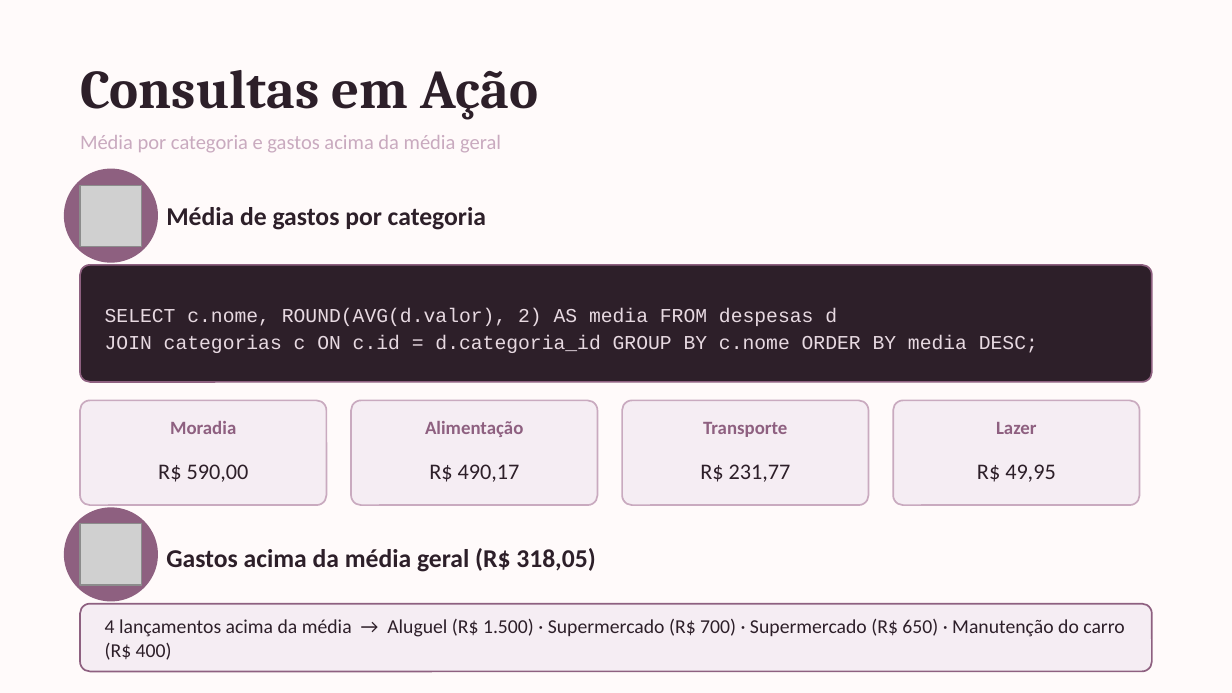
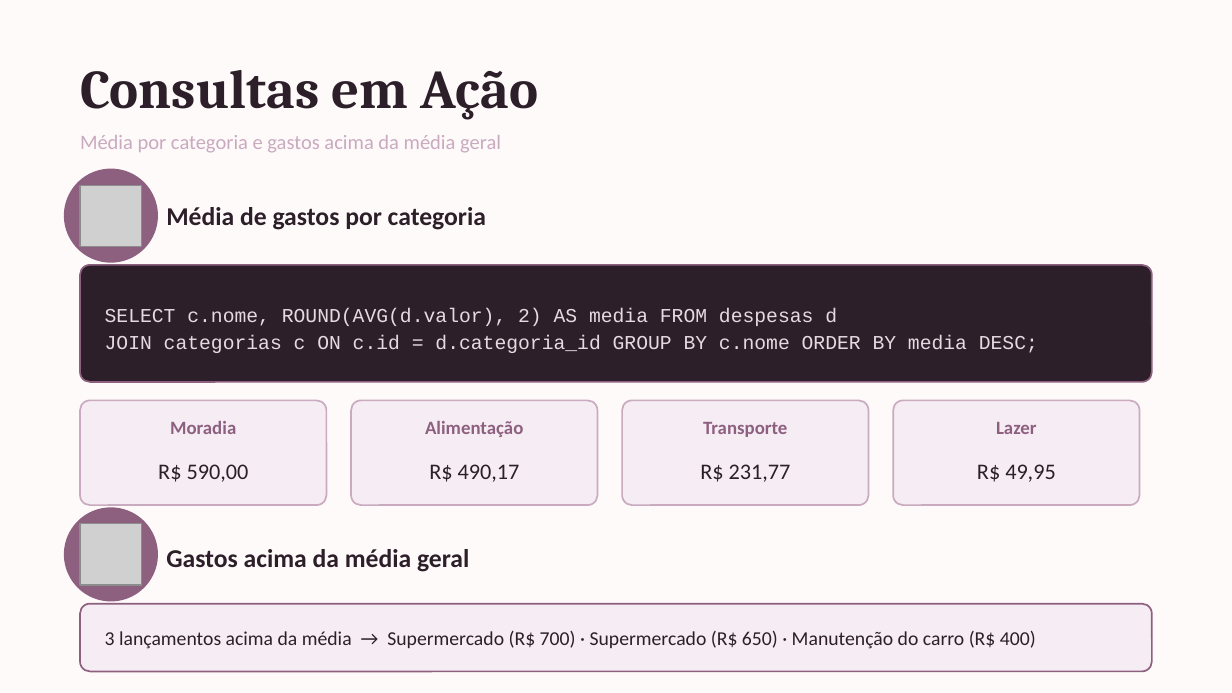
Before and after one commit to becodcf/challenge_financas, a slide deck: slide 7 of controleGastosGabrielNicolas.pptx. Drawn at 1232x693 pixels with LibreOffice and Linux fonts; fonts in the diff are those of the drawing; grey boxes stand for pictures. Boxes give left, top, right and bottom in pixels: in the first picture for what was removed or moved away, otherwise in the second. Text is boxed around its words. In the diff, an @@ line names an element or a change of style, - is before the commit and + after.

```diff
--- a/controleGastosGabrielNicolas.pptx
+++ b/controleGastosGabrielNicolas.pptx
@@ text at (166, 549, 469, 572): text changed @@
-Gastos acima da média geral (R$ 318,05)
+Gastos acima da média geral
@@ text at (105, 631, 1036, 649): text changed @@
-4 lançamentos acima da média → Aluguel (R$ 1.500) · Supermercado (R$ 700) · Supermercado (R$ 650) · Manutenção do carro (R$ 400)
+3 lançamentos acima da média → Supermercado (R$ 700) · Supermercado (R$ 650) · Manutenção do carro (R$ 400)
```
Also in this commit, not shown: 1 other slide changed.
